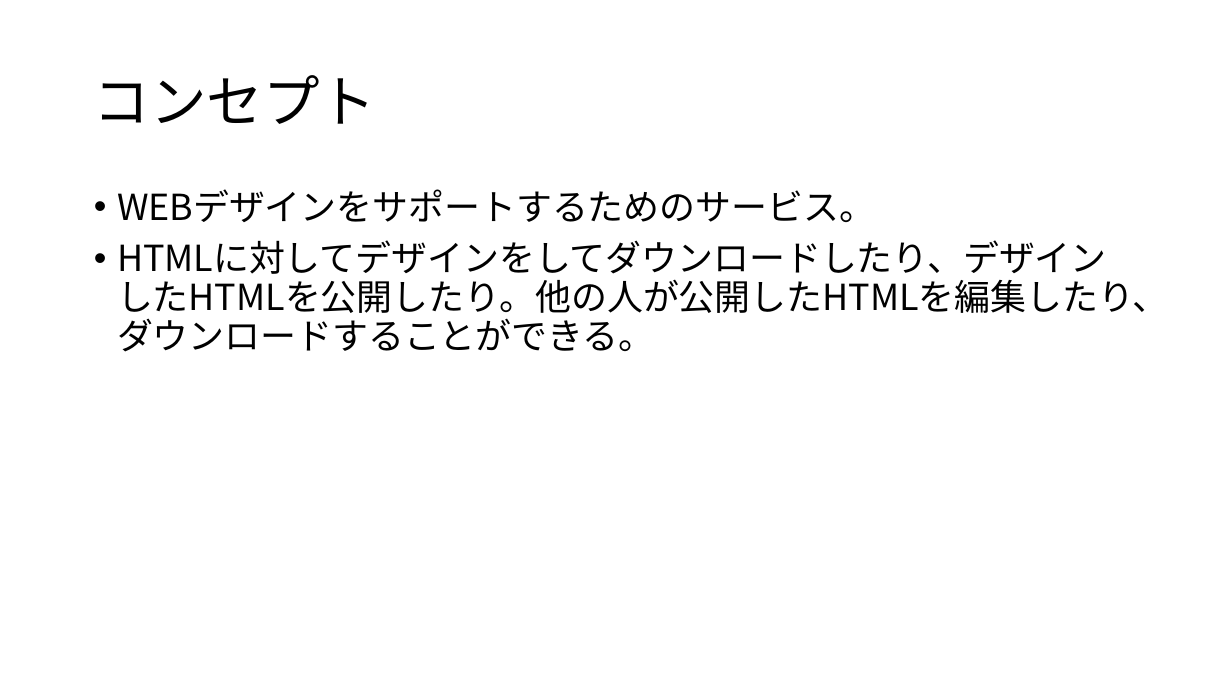
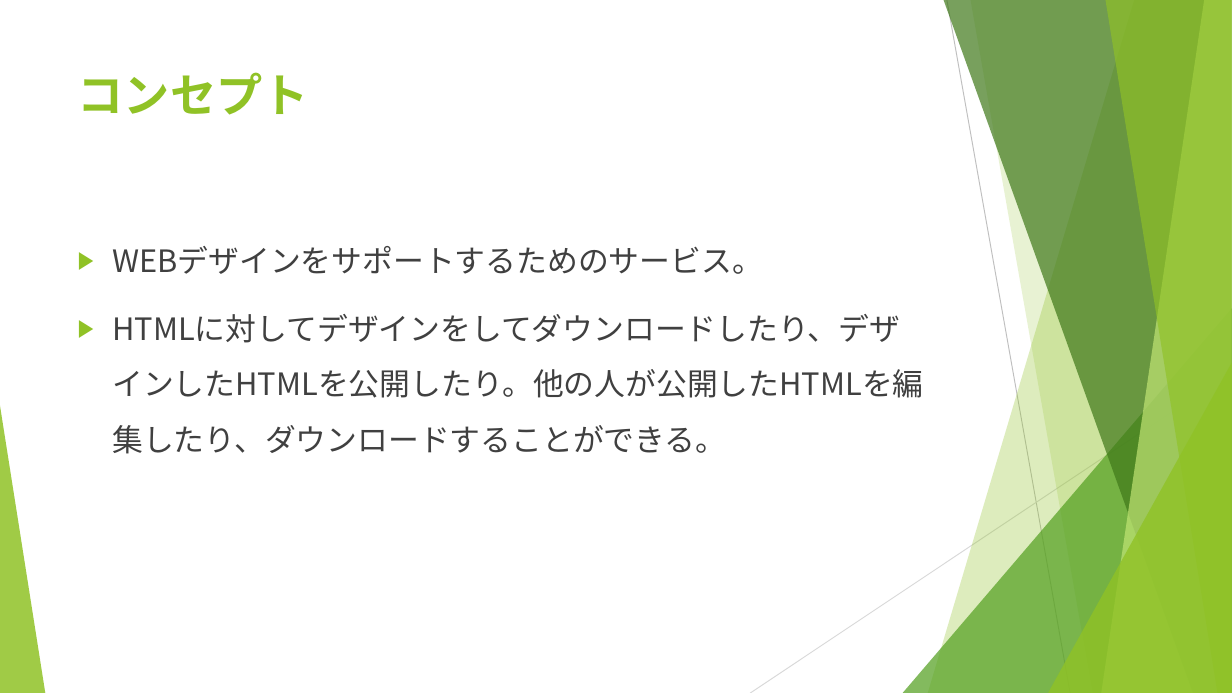
Before and after one commit to ColorSchemeSystem/CSS, a slide deck: slide 4 of CSS_プレゼン資料.pptx. Drawn at 1232x693 pixels with LibreOffice and Linux fonts; fonts in the diff are those of the drawing. Boxes give left, top, right and bottom in pixels: in the first picture for what was removed or moved away, otherwise in the second. Text is boxed around its words. In the diff, an @@ line names an element or a change of style, - is before the commit and + after.

```diff
--- a/CSS_プレゼン資料.pptx
+++ b/CSS_プレゼン資料.pptx
@@ title "コンセプト": place and size @@
-title "コンセプト" at (94,75,376,124)
+title "コンセプト" at (78,72,309,115)
@@ title "コンセプト" at (78,72,309,115): size 44 to 36 pt, text colour #000000 to #90C226, bold on; line spacing 0.9 to 1; vertical alignment middle to top @@
@@ text "WEBデザインをサポートするためのサービス。": place and size @@
-text "WEBデザインをサポートするためのサービス。" at (117,189,1169,352)
+text "WEBデザインをサポートするためのサービス。" at (112,246,923,454)
@@ text "WEBデザインをサポートするためのサービス。" at (112,246,923,454): size 28 to 24 pt, text colour #000000 to #404040; bullet • to ▶; line spacing 0.9 to 1.5 @@
@@ group added at (0,0,1232,693): 5 freeform shapes, 3 triangles, 2 lines @@
```
Also in this commit, not shown: 8 other slides changed.
